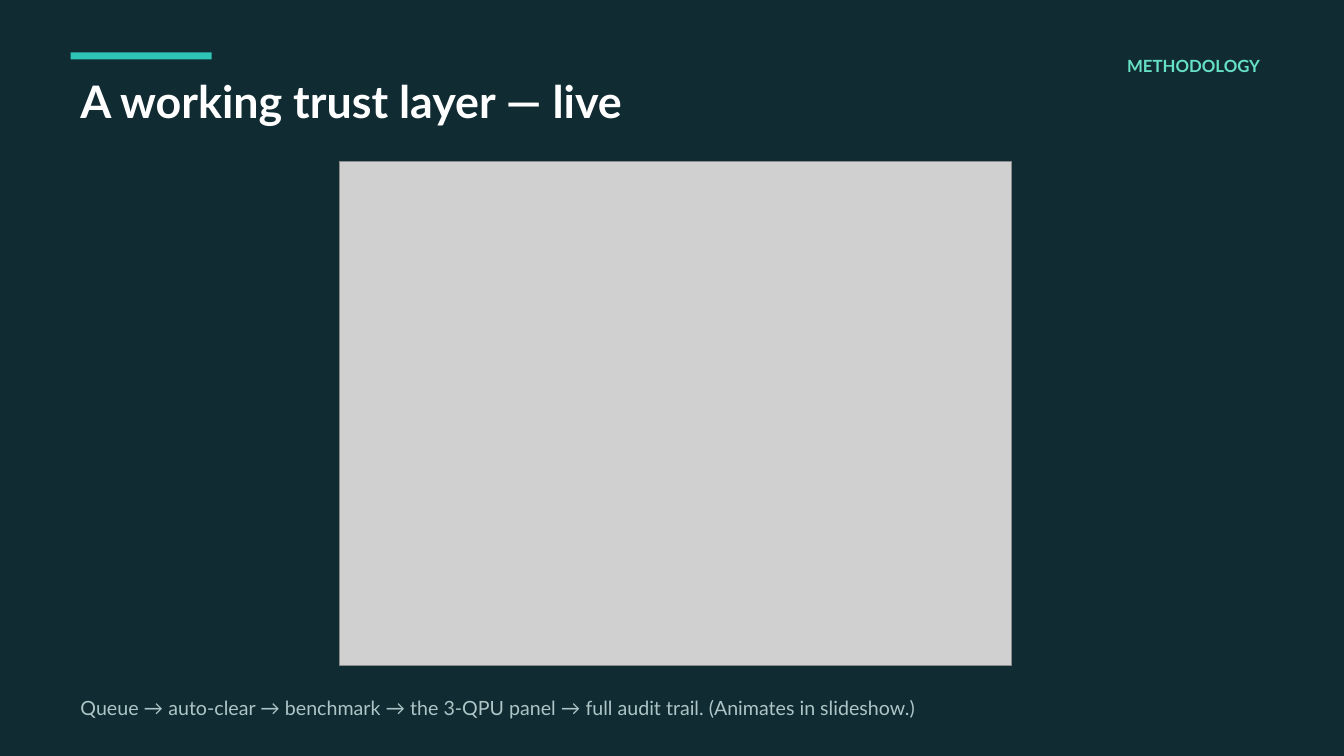
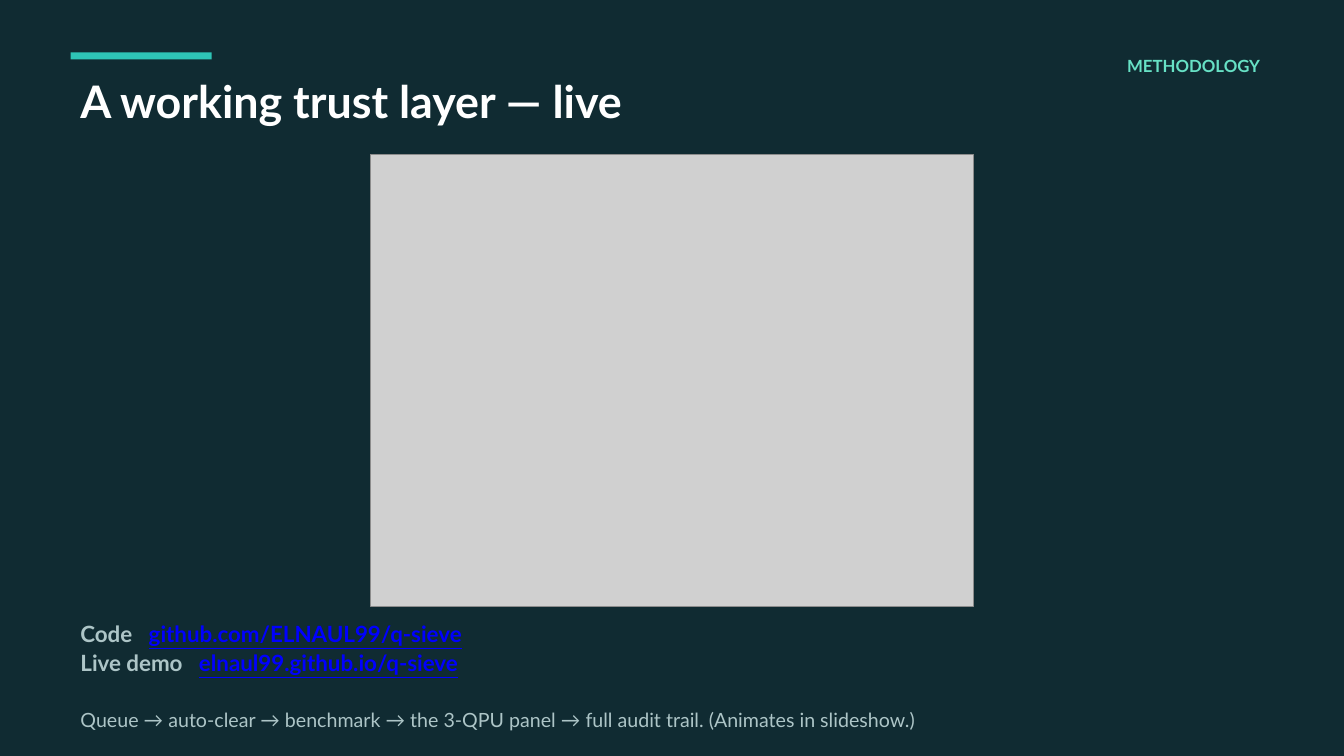
Before and after one commit to ELNAUL99/q-sieve, a slide deck: slide 7 of QSIEVE_pitch.pptx. Drawn at 1344x756 pixels with LibreOffice and Linux fonts; fonts in the diff are those of the drawing; grey boxes stand for pictures. Boxes give left, top, right and bottom in pixels: in the first picture for what was removed or moved away, otherwise in the second. Text is boxed around its words. In the diff, an @@ line names an element or a change of style, - is before the commit and + after.

```diff
--- a/QSIEVE_pitch.pptx
+++ b/QSIEVE_pitch.pptx
@@ picture resized from (x1=340, y1=161, x2=1012, y2=665) to (x1=371, y1=154, x2=974, y2=606) @@
@@ text added at (x1=80, y1=625, x2=462, y2=675), 16 pt, text #0000FF, bold, underline @@
+Code github.com/ELNAUL99/q-sieve
+Live demo elnaul99.github.io/q-sieve
@@ text "Queue → auto-clear → benchmark ..." moved from (x1=80, y1=700, x2=915, y2=719) to (x1=80, y1=712, x2=915, y2=731) @@
```
Also in this commit, not shown: 5 other files.
